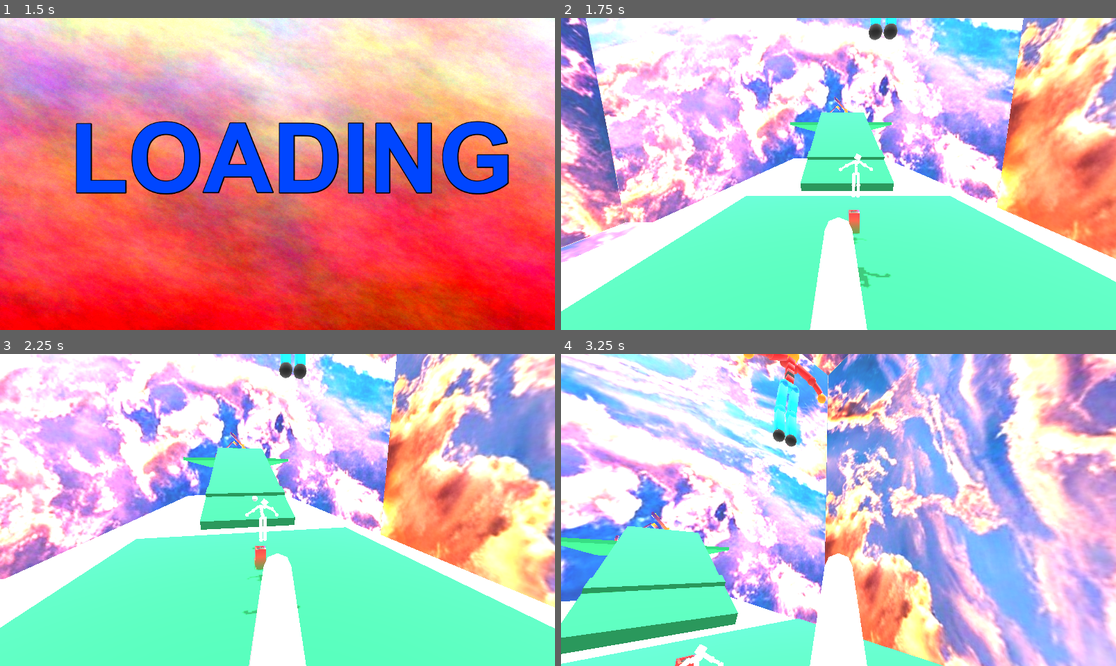
Above: before the commit, frames 1-4 (two rows, left to right).
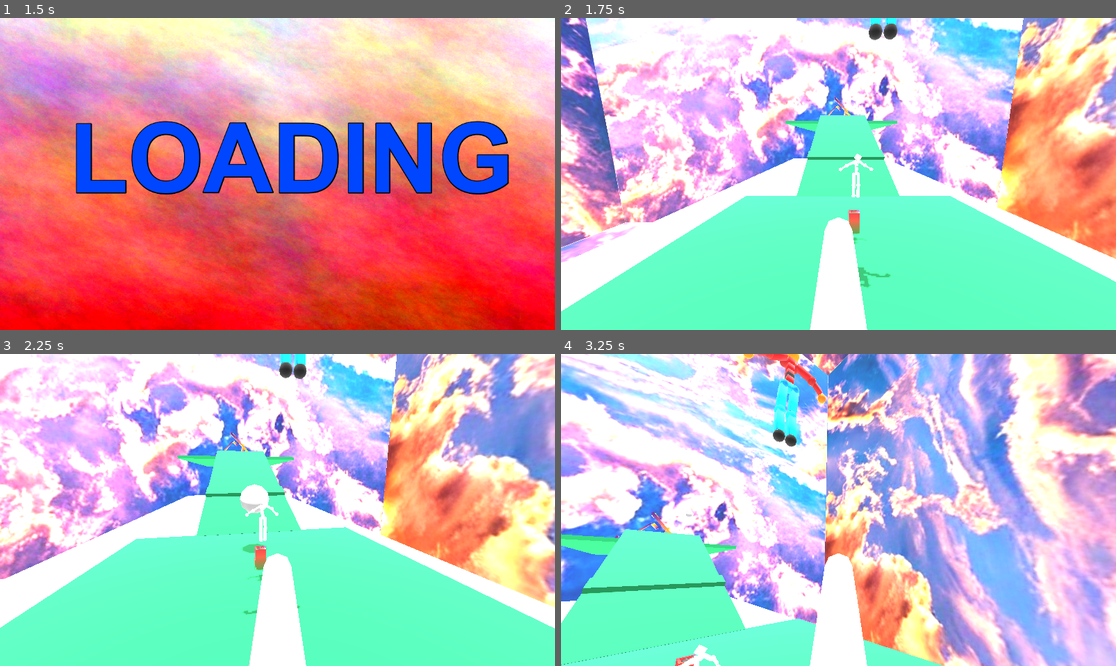
Above: after the commit, the same moments.

Repository: borbware/FGJ24
Game: Godot game, scene res://scenes/title_screen.tscn
The game is run twice, just before and just after one commit, with the same random seed, the same clock (stepped at 60 frames per second) and the same inputs.
Inputs (mouse positions are in pixels of both pictures, inside the frame that each line leads up to):
- Up to frame 1 (1.5 s): click (216, 258) at 0.5 s; click (216, 258) at 1.25 s
- Up to frame 2 (1.75 s): no input
- Up to frame 3 (2.25 s): hold D (left_stick_right) from 2.03 s (still down); tap Space (button_a) at 2.1 s
- Up to frame 4 (3.25 s): release D (left_stick_right) at 2.78 s; hold S (left_stick_down) from 2.78 s (still down); tap Ctrl (button_b) at 2.85 s

Frame 1 is identical in both runs. In frame 2, 0.8% of the frame differs, in the area x 40-61%, y 30-58%; in frame 3, 1.3%; in frame 4, 2.8%, in the area x 0-34%, y 50-100%.

Commit message:
Tykimmät tykitykset

Diff:
--- a/scenes/ammo.tscn
+++ b/scenes/ammo.tscn
@@ -1,13 +1,14 @@
-[gd_scene load_steps=2 format=3 uid="uid://dhmgmjc63j2aw"]
+[gd_scene load_steps=2 format=3 uid="uid://d0kyag8eaiisp"]
 
 [sub_resource type="SphereShape3D" id="SphereShape3D_lwqdp"]
 radius = 0.2
 
 [node name="Ammo" type="RigidBody3D"]
-mass = 5.0
+mass = 50.0
+gravity_scale = 5.0
 
 [node name="CollisionShape3D" type="CollisionShape3D" parent="."]
 shape = SubResource("SphereShape3D_lwqdp")
 
 [node name="CSGSphere3D" type="CSGSphere3D" parent="."]
-radius = 0.2
+radius = 1.0
--- a/scenes/lauri.tscn
+++ b/scenes/lauri.tscn
@@ -76,10 +76,10 @@
 body_offset = Transform3D(1.00003, 1.10865e-05, 2.69711e-06, 1.86265e-07, -4.09335e-05, -1.00004, -4.61936e-06, 1.00019, 2.96533e-06, -4.3273e-05, 0.0313168, -1.62125e-05)
 
 [node name="Physical Bone DEF-shoulder_L" parent="LevelTemplate/Human/ego/ego_rig/Skeleton3D" index="34"]
-transform = Transform3D(0.47416, -0.0862772, -0.882908, 0.3567, 0.928528, 0.102313, 0.80518, -0.360968, 0.479299, 0.0812013, 1.57592, 0.0204077)
-joint_offset = Transform3D(1, 0, 0, 0, -3.61998e-06, -0.999996, 0, 0.999996, -3.61998e-06, 0.0189229, 0.0153549, 0.0799053)
-joint_rotation = Vector3(1.5708, 0, 0)
-body_offset = Transform3D(0.934395, -0.354934, -0.0346224, 0.000167787, 0.108154, -1.00408, 0.356769, 0.928564, 0.101738, -0.00946498, 0.0785673, -0.0291386)
+transform = Transform3D(0.47416, -0.0862772, -0.882908, 0.3567, 0.928528, 0.102313, 0.80518, -0.360968, 0.479299, 0.0752402, 1.57735, 0.0204077)
+joint_offset = Transform3D(1, 0, 0, 0, -3.61998e-06, -0.999996, 0, 0.999996, -3.61998e-06, 0.0212566, 0.0135003, 0.0745882)
+joint_rotation = Vector3(1.5708, 0, 0)
+body_offset = Transform3D(0.934395, -0.354934, -0.0346224, 0.000167787, 0.108154, -1.00408, 0.356769, 0.928564, 0.101738, -0.0124879, 0.0734286, -0.0277081)
 
 [node name="Physical Bone DEF-upper_arm_L" parent="LevelTemplate/Human/ego/ego_rig/Skeleton3D" index="35"]
 transform = Transform3D(-0.509568, 0.0781226, -0.856551, -0.830485, -0.292403, 0.469711, -0.214038, 0.953371, 0.214224, 0.256834, 1.5505, -0.0421672)
@@ -95,9 +95,9 @@
 
 [node name="Physical Bone DEF-forearm_L" parent="LevelTemplate/Human/ego/ego_rig/Skeleton3D" index="37"]
 transform = Transform3D(-0.51037, -0.240858, -0.82582, -0.833133, -0.100191, 0.544155, -0.213756, 0.965521, -0.149529, 0.497431, 1.41259, -0.0792007)
-joint_offset = Transform3D(1, 0, 0, 0, -3.61999e-06, -1, 0, 1, -3.61999e-06, -0.000351321, 0.000616478, 0.0666748)
-joint_rotation = Vector3(1.5708, 0, 0)
-body_offset = Transform3D(1.00014, 1.69426e-05, 3.47123e-05, -4.86746e-05, 2.28882e-05, -1.00022, -3.65078e-06, 1.00014, 3.55244e-05, 0.000349045, 0.0666895, -0.000618935)
+joint_offset = Transform3D(1, 0, 0, 0, -3.61999e-06, -1, 0, 1, -3.61999e-06, -0.000351321, 0.000616479, 0.0666748)
+joint_rotation = Vector3(1.5708, 0, 0)
+body_offset = Transform3D(1.00014, 1.69426e-05, 3.4716e-05, -4.86746e-05, 2.28882e-05, -1.00022, -3.65078e-06, 1.00014, 3.55095e-05, 0.000349045, 0.0666895, -0.000618935)
 
 [node name="Physical Bone DEF-forearm_L_001" parent="LevelTemplate/Human/ego/ego_rig/Skeleton3D" index="38"]
 transform = Transform3D(-0.510157, -0.241081, -0.824806, -0.833029, -0.0995774, 0.543508, -0.213698, 0.964287, -0.149385, 0.605073, 1.34152, -0.0591397)
@@ -106,10 +106,10 @@
 body_offset = Transform3D(0.999932, -0.000117302, 2.51606e-05, 7.89128e-05, -0.00067921, -0.99901, -8.49366e-06, 0.998942, -4.81308e-06, 0.000339508, 0.0658083, -5.91278e-05)
 
 [node name="Physical Bone DEF-shoulder_R" parent="LevelTemplate/Human/ego/ego_rig/Skeleton3D" index="39"]
-transform = Transform3D(0.473947, 0.0863719, 0.880875, -0.357069, 0.928605, 0.102005, -0.805083, -0.360932, 0.476903, -0.107124, 1.76208, 0.020514)
-joint_offset = Transform3D(1, 0, 0, 0, -3.61999e-06, -1, 0, 1, -3.61999e-06, 0.0598133, -0.155261, 0.0838783)
-joint_rotation = Vector3(1.5708, 0, 0)
-body_offset = Transform3D(0.934203, 0.354951, 0.0356565, -3.26931e-05, 0.108054, -1.00111, -0.357138, 0.928641, 0.101431, -0.00375843, 0.10075, 0.157036)
+transform = Transform3D(0.473947, 0.0863719, 0.880875, -0.357069, 0.928605, 0.102005, -0.805083, -0.360932, 0.476903, -0.107152, 1.80345, 0.020514)
+joint_offset = Transform3D(1, 0, 0, 0, -3.61999e-06, -1, 0, 1, -3.61999e-06, 0.0745821, -0.193684, 0.0797307)
+joint_rotation = Vector3(1.5708, 0, 0)
+body_offset = Transform3D(0.934203, 0.354951, 0.0356565, -3.26931e-05, 0.108054, -1.00111, -0.357138, 0.928641, 0.101431, -0.0037694, 0.10075, 0.198412)
 
 [node name="Physical Bone DEF-upper_arm_R" parent="LevelTemplate/Human/ego/ego_rig/Skeleton3D" index="40"]
 transform = Transform3D(-0.508465, -0.0780645, 0.856502, 0.83099, -0.292359, 0.469677, 0.211742, 0.953159, 0.214214, -0.256965, 1.55068, -0.0421104)
@@ -119,9 +119,9 @@
 
 [node name="Physical Bone DEF-upper_arm_R_001" parent="LevelTemplate/Human/ego/ego_rig/Skeleton3D" index="41"]
 transform = Transform3D(-0.510259, -0.0780928, 0.856541, 0.833085, -0.292369, 0.469681, 0.213739, 0.953154, 0.214235, -0.380641, 1.48294, -0.0730772)
-joint_offset = Transform3D(1, 0, 0, 0, -3.61999e-06, -1, 0, 1, -3.61999e-06, 2.53561e-05, 1.41182e-05, 0.0721569)
-joint_rotation = Vector3(1.5708, 0, 0)
-body_offset = Transform3D(1.00004, -4.75347e-06, -7.78213e-06, -2.4382e-05, 2.70456e-05, -1.00008, 1.06543e-05, 1.00004, 1.57952e-05, -2.47955e-05, 0.0721626, -1.52588e-05)
+joint_offset = Transform3D(1, 0, 0, 0, -3.61999e-06, -1, 0, 1, -3.61999e-06, 2.53559e-05, 1.41193e-05, 0.0721569)
+joint_rotation = Vector3(1.5708, 0, 0)
+body_offset = Transform3D(1.00004, -4.75347e-06, -7.77841e-06, -2.4382e-05, 2.70456e-05, -1.00008, 1.06543e-05, 1.00004, 1.57803e-05, -2.47955e-05, 0.0721626, -1.52588e-05)
 
 [node name="Physical Bone DEF-forearm_R" parent="LevelTemplate/Human/ego/ego_rig/Skeleton3D" index="42"]
 transform = Transform3D(-0.510276, 0.240856, 0.825726, 0.83311, -0.100151, 0.544144, 0.213743, 0.965494, -0.149554, -0.496768, 1.4135, -0.0786357)
@@ -218,7 +218,7 @@
 shape = SubResource("ConcavePolygonShape3D_aphk0")
 
 [node name="MeshInstance3D4" type="MeshInstance3D" parent="LevelTemplate"]
-transform = Transform3D(40, 0, 0, 0, 1, 0, 0, 0, 40, 0, 26.9965, -97.7892)
+transform = Transform3D(40, 0, 0, 0, 1, 0, 0, 0, 40, 0, 26.9965, -89.8653)
 mesh = SubResource("BoxMesh_qyxic")
 skeleton = NodePath("")
 surface_material_override/0 = SubResource("StandardMaterial3D_lray0")
@@ -229,7 +229,7 @@
 shape = SubResource("ConcavePolygonShape3D_aphk0")
 
 [node name="MeshInstance3D6" type="MeshInstance3D" parent="LevelTemplate"]
-transform = Transform3D(40, 0, 0, 0, 1, 0, 0, 0, 40, 0, 26.9965, -136.343)
+transform = Transform3D(40, 0, 0, 0, 1, 0, 0, 0, 40, 0, 26.9965, -128.581)
 mesh = SubResource("BoxMesh_qyxic")
 skeleton = NodePath("")
 surface_material_override/0 = SubResource("StandardMaterial3D_lray0")
@@ -240,7 +240,7 @@
 shape = SubResource("ConcavePolygonShape3D_aphk0")
 
 [node name="MeshInstance3D3" type="MeshInstance3D" parent="LevelTemplate"]
-transform = Transform3D(10, 0, 0, 0, 0.935771, -10.5783, 0, 0.352609, 28.0731, 0, 21.4241, -30.6677)
+transform = Transform3D(10, 0, 0, 0, 0.935771, -10.5783, 0, 0.352609, 28.0731, 0, 20.5877, -28.4481)
 mesh = SubResource("BoxMesh_qyxic")
 skeleton = NodePath("")
 surface_material_override/0 = SubResource("StandardMaterial3D_lray0")
@@ -262,7 +262,7 @@
 shape = SubResource("ConcavePolygonShape3D_aphk0")
 
 [node name="MeshInstance3D5" type="MeshInstance3D" parent="LevelTemplate"]
-transform = Transform3D(10, 0, 0, 0, 1, 0, 0, 0, 30, 0, 26.9018, -61.1594)
+transform = Transform3D(10, 0, 0, 0, 1, 0, 0, 0, 30, 0, 25.5443, -57.0381)
 mesh = SubResource("BoxMesh_qyxic")
 skeleton = NodePath("")
 surface_material_override/0 = SubResource("StandardMaterial3D_lray0")
